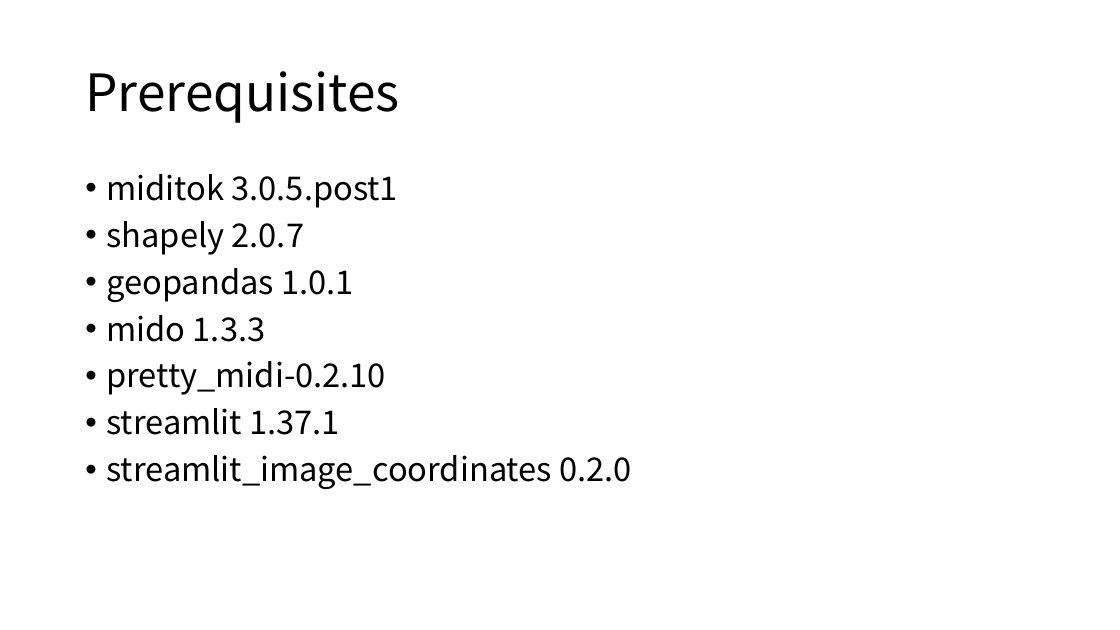
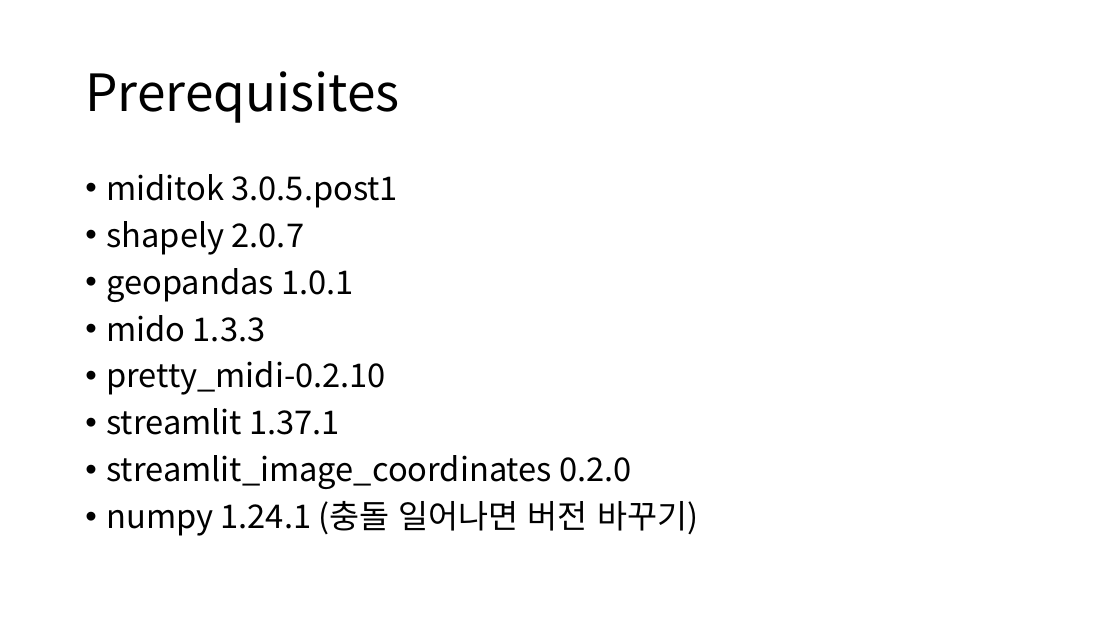
Before and after one commit to yonghyunk1m/PianoVAM-Code, a slide deck: slide 2 of Fingering detection code tutorial.pptx. Drawn at 1120x630 pixels with LibreOffice and Linux fonts; fonts in the diff are those of the drawing. Boxes give left, top, right and bottom in pixels: in the first picture for what was removed or moved away, otherwise in the second. Text is boxed around its words. In the diff, an @@ line names an element or a change of style, - is before the commit and + after.

```diff
--- a/Fingering detection code tutorial.pptx
+++ b/Fingering detection code tutorial.pptx
@@ text at [106, 501, 698, 536]: paragraph added @@
+• numpy 1.24.1 (충돌 일어나면 버전 바꾸기)
```
Also in this commit, not shown: 2 other slides changed.
